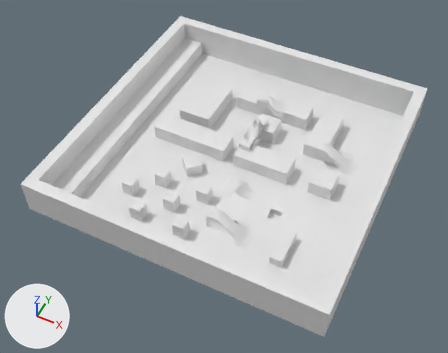
Before and after pictures for a commit that changed the FBX model data/models/demolevel/demolevel.fbx.
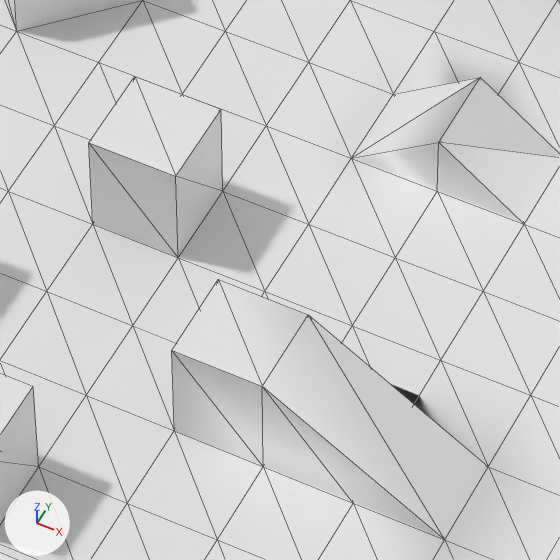
There are two pictures of each version: one whole from a 50 mm lens placed at (61.5, -133.9, 155.1), pointed at (-1.1, -8.7, -1.5), one close up on the part from 41% to 57% of the width and 49% to 68% of the height. Lighting does not change. The marker at lower left points along +X, +Y and +Z. The close-ups show mesh edges as thin lines. Where no turn or scale is listed for an object, it has been applied to the vertices. Vertices at the same position are counted once.

In view in the first close-up: 'demolevel'.
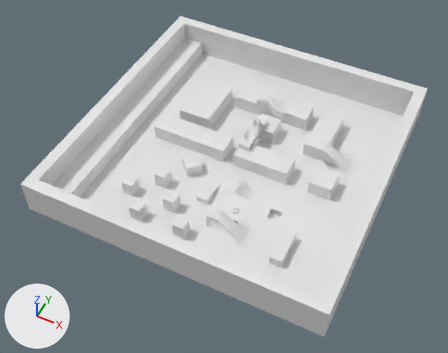
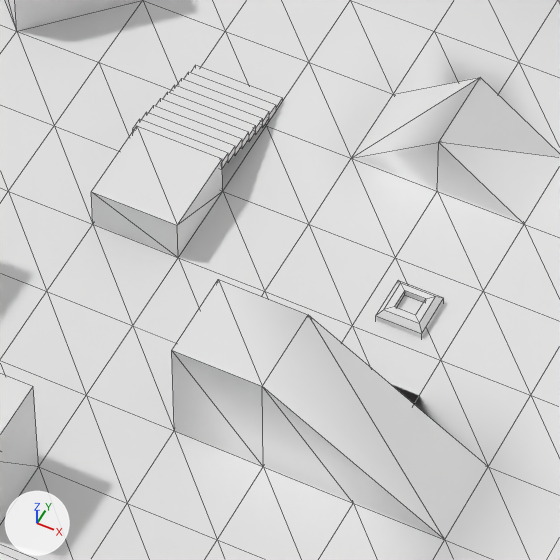
Location of each change, [x1, y1, x2, y2] in pixels of the close-ups (560 x 560 px; the box of a moved part takes in the faces that stretch with it):
part 1 of me_plane, added
    after: [133, 119, 228, 168]
part 2 of me_plane, added
    after: [142, 112, 235, 163]
part 3 of me_plane, added
    after: [149, 105, 242, 155]
part 4 of me_plane, added
    after: [156, 99, 249, 148]
part 5 of me_plane, added
    after: [163, 92, 256, 141]
part 6 of me_plane, added
    after: [170, 85, 263, 135]
part 7 of me_plane, added
    after: [177, 79, 269, 128]
part 8 of me_plane, added
    after: [184, 72, 276, 121]
part 9 of me_plane, added
    after: [191, 65, 283, 111]
part 10 of me_plane, added
    after: [376, 280, 444, 338]
part 11 of me_plane, moved or reshaped
    before: [89, 77, 223, 257]
    after: [91, 126, 223, 257]

Diff of the bpy script that builds the scene:
```diff
--- a/data/models/demolevel/demolevel.fbx.py
+++ b/data/models/demolevel/demolevel.fbx.py
@@ me_plane @@
 # used by ob_demolevel; location = (0.0, 0.0, 0.0)
 # verts and faces of me_plane; kept vertices keep their numbers, new ones are numbered from 1154
 # before: 1028 (-3.8, -23.1, 5.0) at pixel (88, 142), 1029 (-3.8, -19.2, 5.0) at pixel (134, 76), 1038 (0.0, -23.1, 5.0) at pixel (175, 176), 1039 (0.0, -19.2, 5.0) at pixel (221, 109)
-me_plane.from_pydata(...)  # 1154 vertices, 2232 faces; spans x -50.0..50.0, y -50.0..50.0, z -2.0..12.0
+me_plane.from_pydata(...)  # 1246 vertices, 2304 faces; spans x -50.0..50.0, y -50.0..50.0, z -2.0..12.0
+# me_plane part 1: a new loose piece, a box spanning x -4.0..0.0, y -19.3..-18.7, z 1.41..1.81, in mat_demolevel (white #e7e7e7)
+# me_plane part 2: a new loose piece, a box spanning x -4.0..0.0, y -18.7..-18.1, z 1.21..1.61, in mat_demolevel (white #e7e7e7)
+# me_plane part 3: a new loose piece, a box spanning x -4.0..0.0, y -18.1..-17.5, z 1.01..1.41, in mat_demolevel (white #e7e7e7)
+# me_plane part 4: a new loose piece, a box spanning x -4.0..0.0, y -17.5..-16.9, z 0.81..1.21, in mat_demolevel (white #e7e7e7)
+# me_plane part 5: a new loose piece, a box spanning x -4.0..0.0, y -16.9..-16.3, z 0.61..1.01, in mat_demolevel (white #e7e7e7)
+# me_plane part 6: a new loose piece, a box spanning x -4.0..0.0, y -16.3..-15.7, z 0.41..0.81, in mat_demolevel (white #e7e7e7)
+# me_plane part 7: a new loose piece, a box spanning x -4.0..0.0, y -15.7..-15.1, z 0.21..0.61, in mat_demolevel (white #e7e7e7)
+# me_plane part 8: a new loose piece, a box spanning x -4.0..0.0, y -15.1..-14.5, z 0.01..0.41, in mat_demolevel (white #e7e7e7)
+# me_plane part 9: a new loose piece, a box spanning x -4.0..0.0, y -14.5..-13.9, z -0.19..0.21, in mat_demolevel (white #e7e7e7)
+# me_plane part 10: a new loose piece of 20 vertices spanning x 8.4..10.4, y -22.4..-20.4, z -0.1..0.5, in mat_demolevel (white #e7e7e7)
+# me_plane part 11
+for i in [1028, 1029, 1038, 1039]: verts[i] += (0.0, 0.0, -3.0)
 me_plane.materials.append(mat_demolevel)
```
